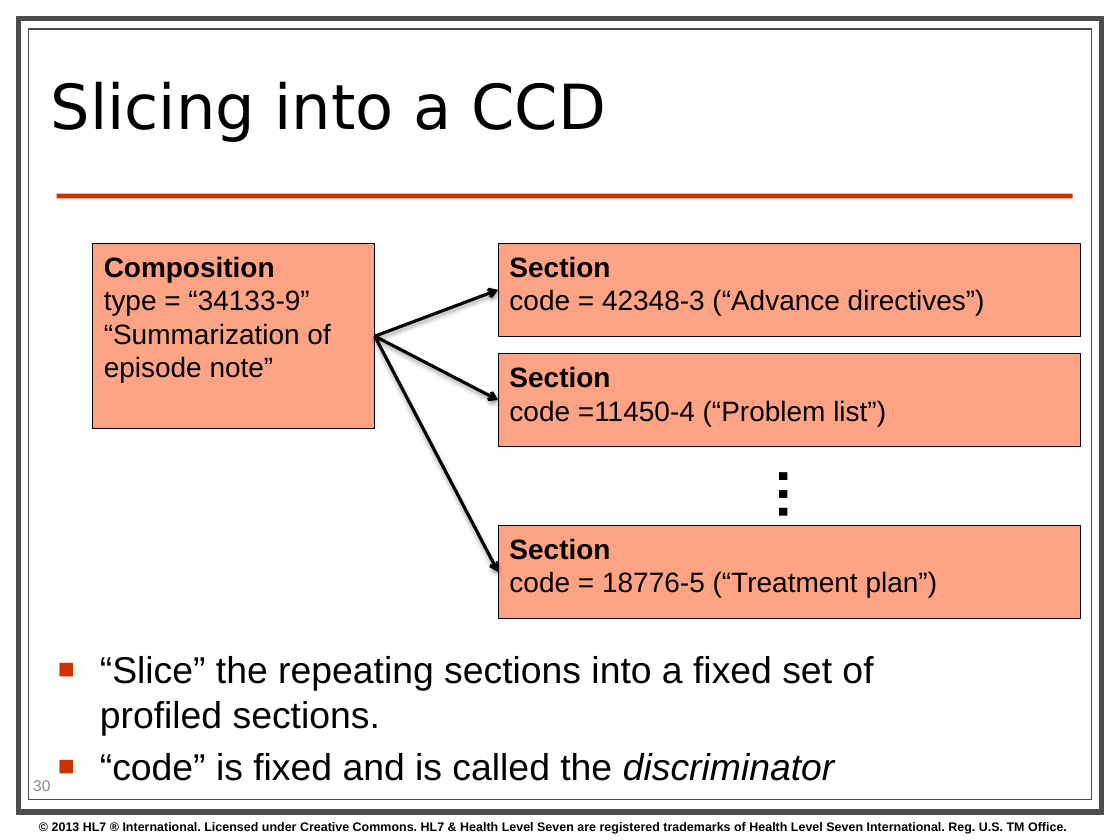
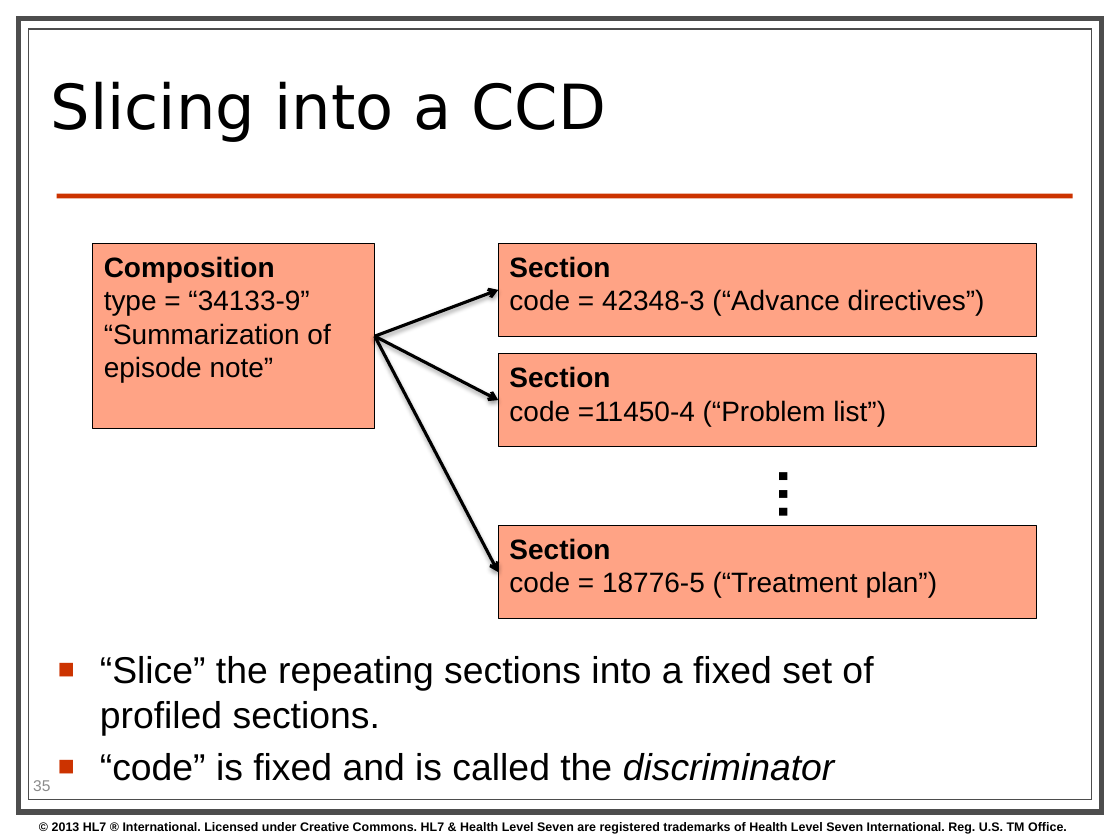
Before and after one commit to kevinpeterson/fhir, a slide deck: slide 35 of presentations/2014-01 Tutorials/201401 - San Antonio - Profiling FHIR.pptx (slide 30 before the commit). Drawn at 1120x840 pixels with LibreOffice and Linux fonts; fonts in the diff are those of the drawing; background and template pictures are left out. Boxes give left, top, right and bottom in pixels: in the first picture for what was removed or moved away, otherwise in the second. Text is boxed around its words. In the diff, an @@ line names an element or a change of style, - is before the commit and + after.

```diff
--- a/presentations/2014-01 Tutorials/201401 - San Antonio - Profiling FHIR.pptx
+++ b/presentations/2014-01 Tutorials/201401 - San Antonio - Profiling FHIR.pptx
@@ rectangle "Section" resized from (x1=498, y1=244, x2=1081, y2=337) to (x1=498, y1=244, x2=1036, y2=337) @@
@@ rectangle "Section" resized from (x1=498, y1=354, x2=1081, y2=447) to (x1=498, y1=354, x2=1036, y2=447) @@
@@ rectangle "Section" resized from (x1=498, y1=525, x2=1081, y2=618) to (x1=498, y1=525, x2=1036, y2=618) @@
@@ page number at (x1=33, y1=780, x2=50, y2=791): text changed @@
-30
+35
```
Also in this commit, not shown: 4 other slides changed, 11 slides added, 2 slides removed.
